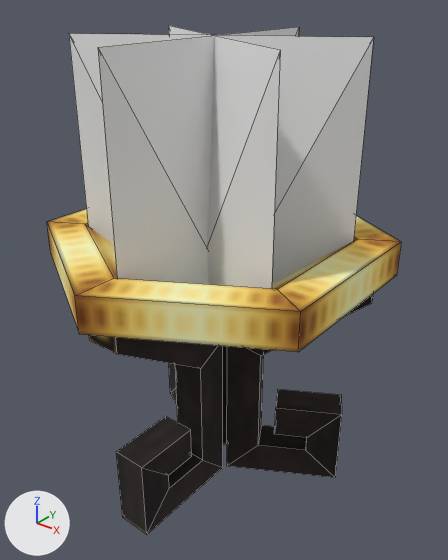
An edit to the OBJ model src/main/resources/assets/arcanearchives/models/block/brazier_of_hoarding.obj, drawn before and after from the same camera.
Both versions are drawn from a 50 mm camera at (1.528, -1.754, 1.434) aimed at (0.517, -0.49, 0.651). The axes (+X, +Y, +Z) are drawn at lower left. The lights are the same throughout. Mesh edges are drawn as thin lines. Where no turn or scale is listed for an object, it has been applied to the vertices.

Objects in the first picture: 'Bowl_Cylinder.003', 'Fire1.001_Plane.001', 'Fire1.002_Plane.001', 'Fire1_Plane.001', 'Leg1_Plane', 'Leg2_Plane', 'Leg3_Plane'.
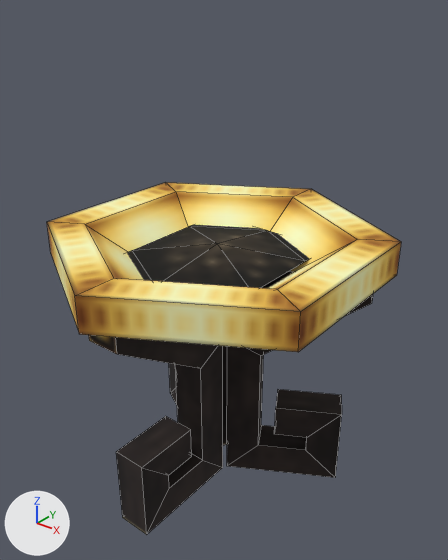
Commit message: Split Brazier of Hoarding model up

The change, as a list of edits to the scene's bpy script:
```text
Add img_brazier_charcoal:
    img_brazier_charcoal = load_image('brazier_charcoal', '../../textures/blocks/brazier_charcoal.png', 16, 16, 'sRGB')
Add mat_charcoal:
    mat_charcoal = principled_material('Charcoal')
    mat_charcoal.texture = img_brazier_charcoal
    mat_charcoal.roughness = 1.0
Add me_charcoal_pile:
    me_charcoal_pile.from_pydata(...)  # 11 vertices, 10 faces; spans x 0.284..0.716, y -0.75..-0.25, z 0.726..0.762
    me_charcoal_pile.materials.append(mat_charcoal)  # picture img_brazier_charcoal
Add me_charcoal_base:
    me_charcoal_base.from_pydata(...)  # 7 vertices, 6 faces; spans x 0.284..0.716, y -0.75..-0.25, z 0.69
    me_charcoal_base.materials.append(mat_charcoal)  # picture img_brazier_charcoal
Remove ob_fire1_001_plane_001:
    ob_fire1_001_plane_001 = bpy.data.objects.new('Fire1.001_Plane.001', me_fire1_001_plane_001)
    ob_fire1_001_plane_001.location = (0.0, 0.0, 0.0)
Remove ob_fire1_002_plane_001:
    ob_fire1_002_plane_001 = bpy.data.objects.new('Fire1.002_Plane.001', me_fire1_002_plane_001)
    ob_fire1_002_plane_001.location = (0.0, 0.0, 0.0)
Remove ob_fire1_plane_001:
    ob_fire1_plane_001 = bpy.data.objects.new('Fire1_Plane.001', me_fire1_plane_001)
    ob_fire1_plane_001.location = (0.0, 0.0, 0.0)
Add ob_charcoal_pile:
    ob_charcoal_pile = bpy.data.objects.new('Charcoal_Pile', me_charcoal_pile)
    ob_charcoal_pile.location = (0.0, 0.0, 0.0)
Add ob_charcoal_base:
    ob_charcoal_base = bpy.data.objects.new('Charcoal_Base', me_charcoal_base)
    ob_charcoal_base.location = (0.0, 0.0, 0.0)
```

Boxes [x1, y1, x2, y2] around the edits, measured in the pictures (448 x 560 px):
'Fire1.001_Plane.001', deleted: before [69, 34, 373, 284]
'Fire1_Plane.001', deleted: before [98, 27, 299, 284]
'Fire1.002_Plane.001', deleted: before [168, 25, 280, 289]
'Charcoal_Pile', added: after [127, 225, 309, 288]
'Charcoal_Base', added: after [262, 270, 292, 288]
